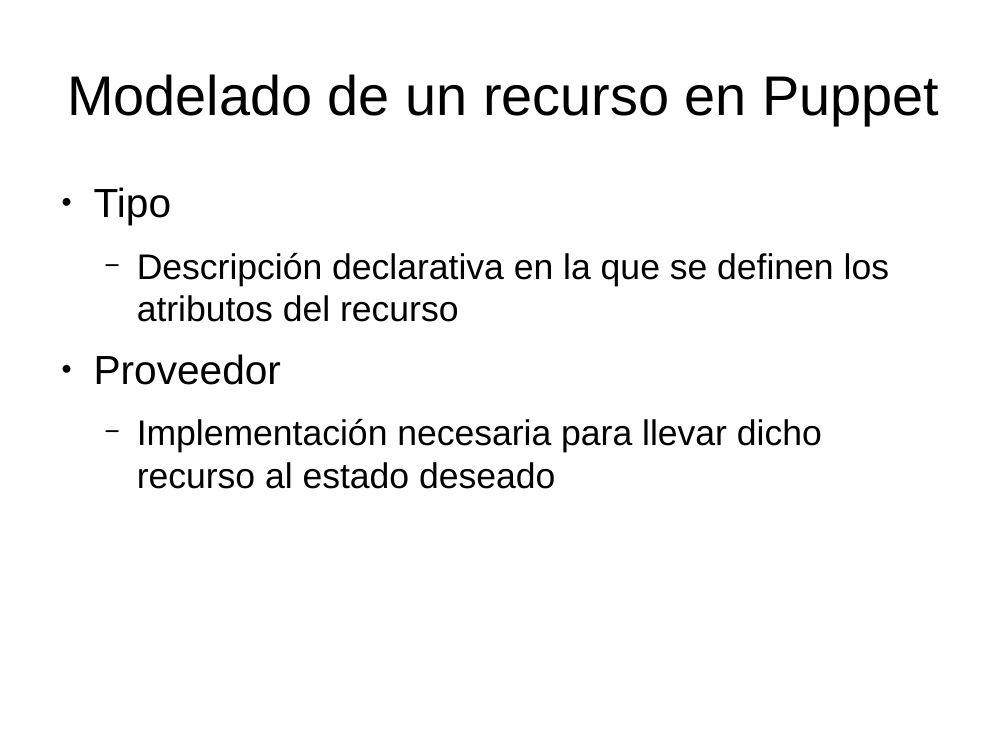
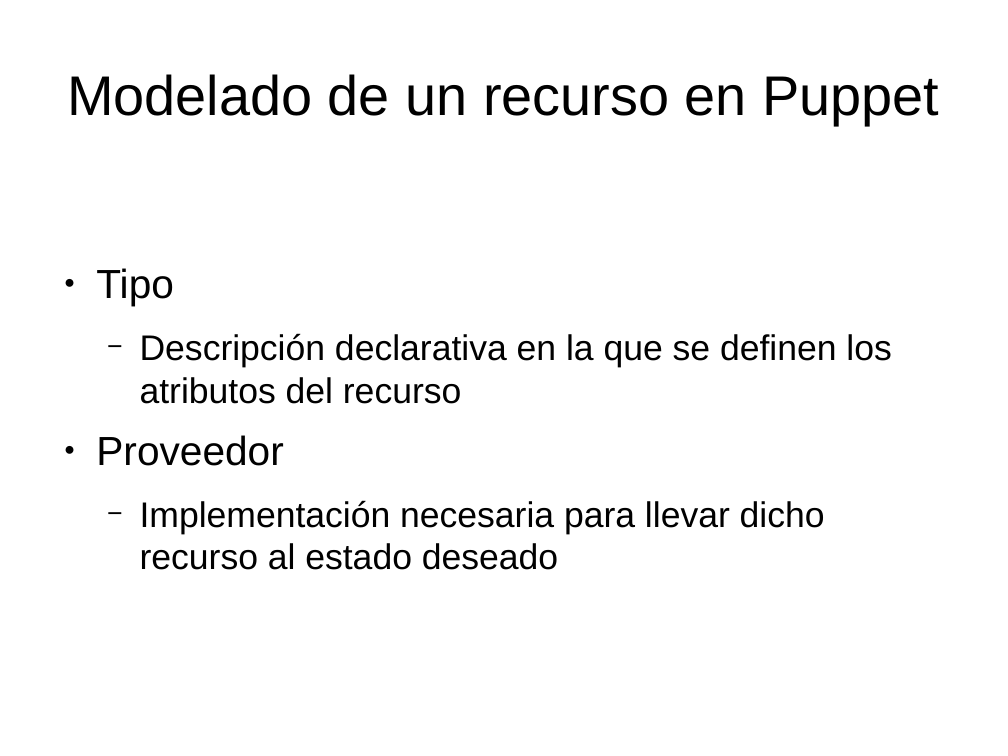
Before and after one commit to dcere/pfc, a slide deck: slide 9 of adm/presentacion/presentacion.odp. Drawn at 1008x756 pixels with LibreOffice and Linux fonts; fonts in the diff are those of the drawing. Boxes give left, top, right and bottom in pixels: in the first picture for what was removed or moved away, otherwise in the second. Text is boxed around its words. In the diff, an @@ line names an element or a change of style, - is before the commit and + after.

```diff
--- a/adm/presentacion/presentacion.odp
+++ b/adm/presentacion/presentacion.odp
@@ text "Tipo": place and size @@
-text "Tipo" at [94,187,889,489]
+text "Tipo" at [96,268,891,570]
```
Also in this commit, not shown: 7 other slides changed, 1 slide added, 1 slide removed, 1 other file.
